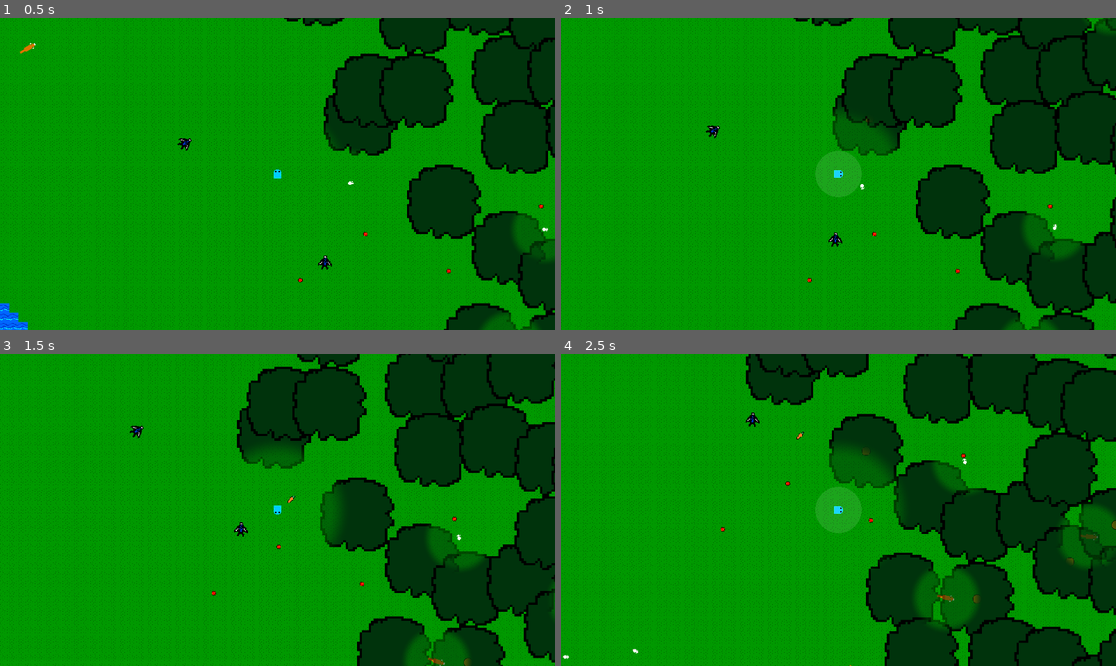
Above: before the commit, frames 1-4 (two rows, left to right).
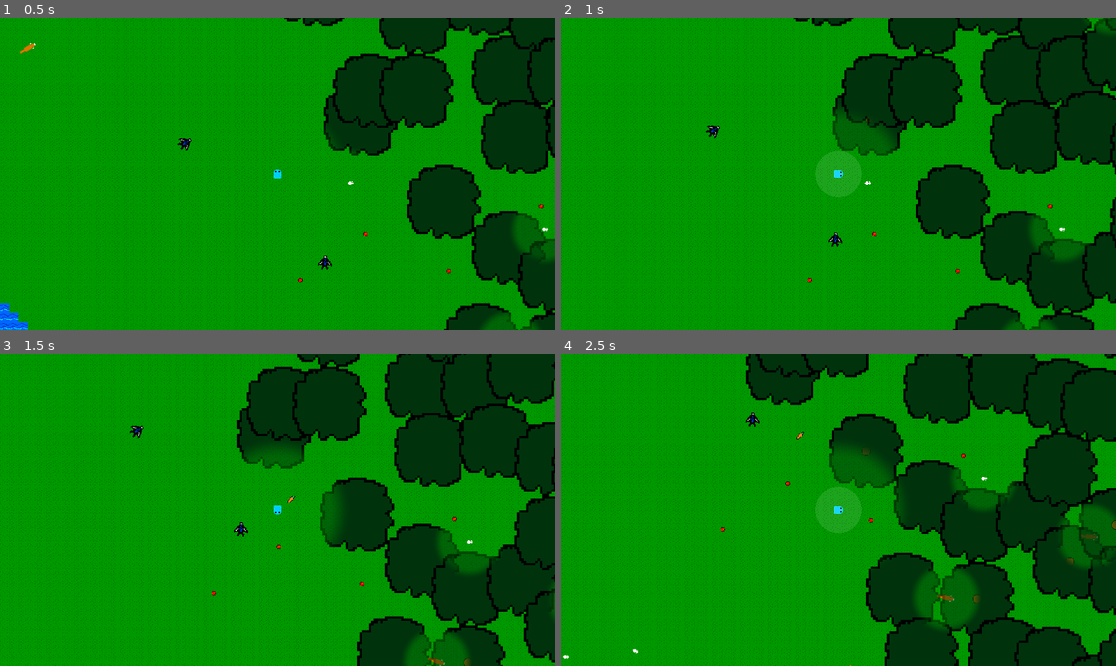
Above: after the commit, the same moments.

Repository: Kyhel/lost-in-pixels
Game: Godot game, scene res://scenes/game.tscn
The game is run twice, just before and just after one commit, with the same random seed, the same clock (stepped at 60 frames per second) and the same inputs.
Inputs:
- Up to frame 1 (0.5 s): no input
- Up to frame 2 (1 s): hold Right (ui_right) from 0.53 s (still down); hold F (attack) from 0.53 s (still down)
- Up to frame 3 (1.5 s): release Right (ui_right) at 1.28 s; release F (attack) at 1.28 s; hold Down (ui_down) from 1.28 s (still down); tap Q (spawn_carrot) at 1.35 s
- Up to frame 4 (2.5 s): release Down (ui_down) at 2.03 s; hold Right (ui_right) from 2.03 s (still down); hold F (attack) from 2.03 s (still down)

Frame 1 is identical in both runs. In frame 2, 0.2% of the frame differs, in the area x 53-96%, y 52-78%; in frame 3, 0.4%; in frame 4, 0.7%, in the area x 66-83%, y 33-51%.

Commit message:
Add hunger mecanism for rabbits

Diff:
--- a/actors/base/creature.gd
+++ b/actors/base/creature.gd
@@ -89,9 +89,22 @@
 	ai_root.update_ai(delta)
 	movement.update_movement(self, delta)
 	move_and_slide()
+	_update_hunger(delta)
 	#if is_big:  # BIG
 		#PushPriorityHelper.push_away_overlapping(self, LAYER_SMALL_CREATURES | LAYER_PLAYER)
 
+func _update_hunger(delta: float) -> void:
+
+	if not creature_data.needs_eating:
+		return
+
+	var hunger = blackboard.get_value(Blackboard.KEY_HUNGER)
+
+	if hunger == null:
+		hunger = Blackboard.KEY_HUNGER_MAX
+		blackboard.set_value(Blackboard.KEY_HUNGER, hunger)
+
+	blackboard.set_value(Blackboard.KEY_HUNGER, hunger - creature_data.hunger_decay_rate * delta)
 
 func take_damage(amount: int, source: Node = null) -> void:
 	if amount <= 0:
@@ -101,7 +114,6 @@
 	_on_damage_taken(amount, source)
 	if health <= 0:
 		die()
-
 
 func die() -> void:
 	_on_die()
--- a/actors/base/creature_data.gd
+++ b/actors/base/creature_data.gd
@@ -30,3 +30,5 @@
 @export var biomes: Array[WorldGenerator.Biome] = [WorldGenerator.Biome.FOREST, WorldGenerator.Biome.PLAINS]
 @export var excluded_tile_types: Array[WorldGenerator.TileType] = [WorldGenerator.TileType.WATER]
 @export var movement_types: Array[MovementType] = [MovementType.WALK]
+@export var needs_eating: bool = false
+@export var hunger_decay_rate: float = 2.0
--- a/ai/actions/food/eat_food_action.gd
+++ b/ai/actions/food/eat_food_action.gd
@@ -29,6 +29,7 @@
 	target_food.on_picked_up(self)
 	eating_timer = EATING_TIME
 	creature.blackboard.set_value(Blackboard.KEY_STATE, Blackboard.State.EATING)
+	creature.blackboard.set_value(Blackboard.KEY_HUNGER, Blackboard.KEY_HUNGER_MAX)
 	creature.movement.stop()
 	return State.RUNNING
 
--- a/ai/blackboard.gd
+++ b/ai/blackboard.gd
@@ -5,6 +5,9 @@
 const KEY_TARGET_FOOD := "target_food"
 const KEY_PREDATORS := "visible_predators"
 const KEY_STATE := "state"
+const KEY_HUNGER := "hunger"
+
+const KEY_HUNGER_MAX := 100
 
 enum State {
 	IDLE,
--- a/ai/goals/eat_goal.gd
+++ b/ai/goals/eat_goal.gd
@@ -11,14 +11,9 @@
 	if foods == null or foods.is_empty():
 		return 0
 
-	# var hunger = creature.needs.hunger
-	# var closest = foods.get_closest_position(creature.global_position)
+	var hunger = creature.blackboard.get_value(Blackboard.KEY_HUNGER)
 
-	# var food_position := foods[0] as Vector2;
+	if hunger != null and hunger <= 80:
+		return 1.0
 
-	# food_position.get(creature.global_position)
-
-	# var dist = creature.global_position.distance_to(closest.global_position)
-
-	# return hunger * (1.0 / max(dist,1)) * weight
-	return 1.0
+	return 0.0
--- a/ai/sensors/food_sensor.gd
+++ b/ai/sensors/food_sensor.gd
@@ -3,7 +3,7 @@
 ## Scans the surroundings for food the creature can eat and stores found positions in the creature's blackboard under [constant BLACKBOARD_KEY_FOOD].
 
 @export var edible_items: Array[Resource] = []  ## ItemData resources this creature can eat (assign in editor).
-@export var scan_radius: float = 150.0
+@export var scan_radius: float = 300.0
 
 func update(creature: Creature) -> void:
 	if creature.blackboard == null:
--- a/data/actors/animals/rabbit.tres
+++ b/data/actors/animals/rabbit.tres
@@ -15,4 +15,5 @@
 size = 12
 hop_multiplier = 0.5
 movement_types = Array[int]([0])
+needs_eating = true
 metadata/_custom_type_script = "uid://clk4ii14vm1a2"
